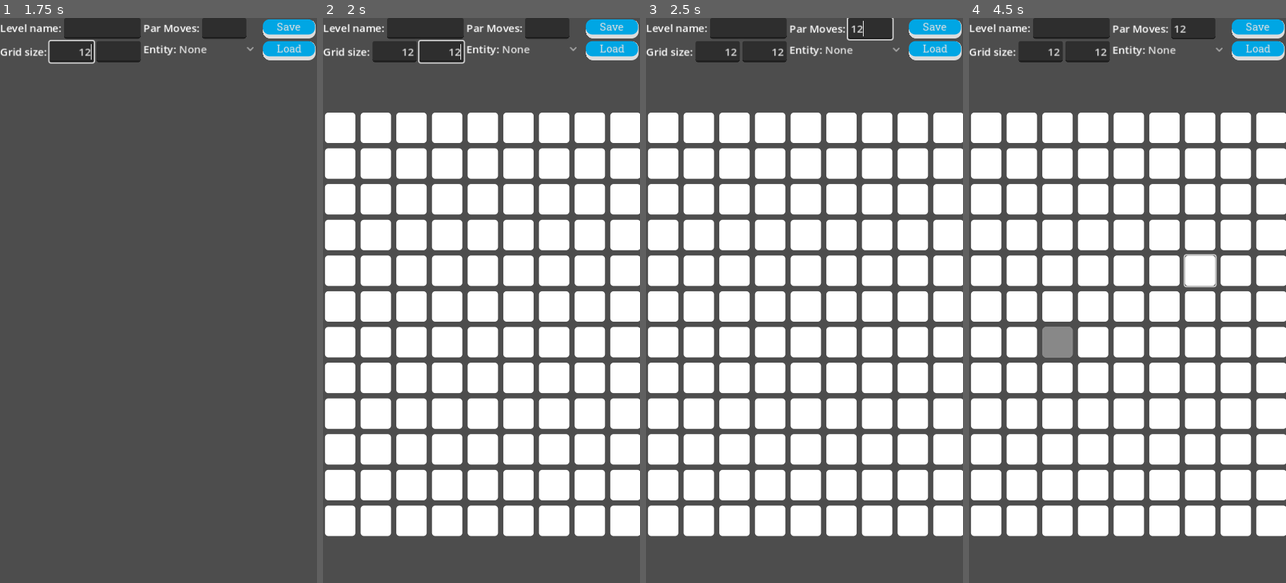
Above: before the commit, frames 1-4 (left to right).
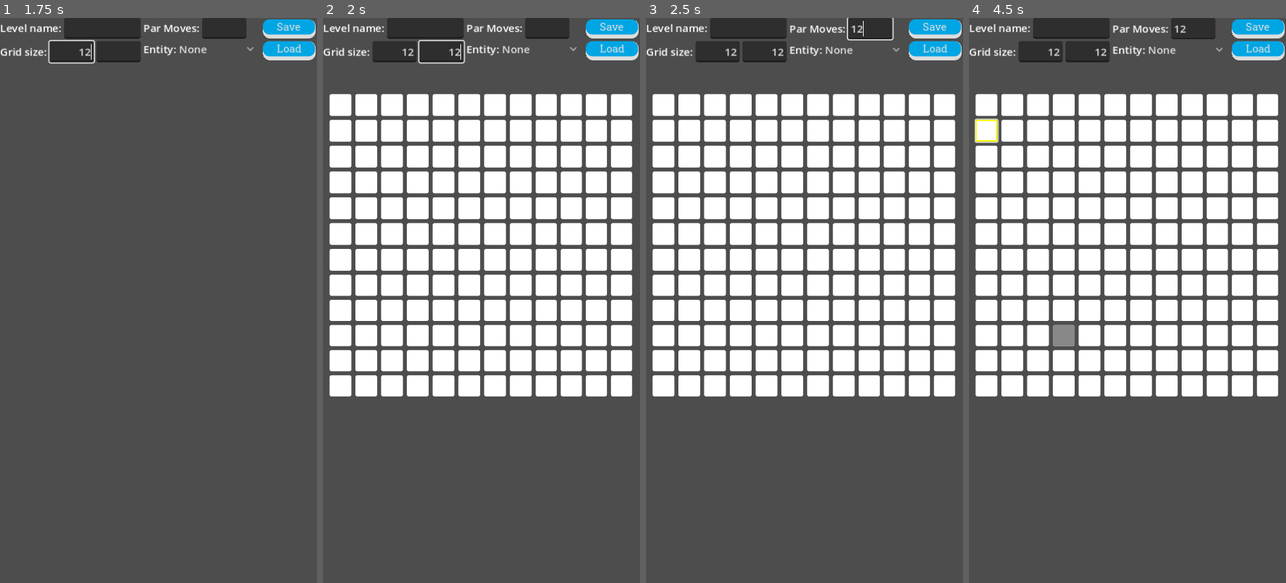
Above: after the commit, the same moments.

Repository: twincannon/GemSlide
Game: Godot game, scene res://scenes/main_menu.tscn
Two runs of this game, one before a commit and one after it. Both use one fixed random seed, a clock stepped at 60 frames per second and the inputs below. Sound files missing from this copy of the repository are replaced by a short silence.
Inputs (mouse positions are in pixels of both pictures, inside the frame that each line leads up to):
- Up to frame 1 (1.75 s): click "Level Editor" at 0.5 s; click (101, 29) at 1.27 s; type "Alex" at 1.35 s; click (72, 51) at 1.5 s; type "12" at 1.58 s; click (117, 51) at 1.73 s
- Up to frame 2 (2 s): type "12" at 1.82 s
- Up to frame 3 (2.5 s): click (871, 29) at 2.02 s; type "12" at 2.1 s
- Up to frame 4 (4.5 s): click (984, 125) at 2.77 s; tap Enter at 3.5 s; move the mouse to (1197, 272) at 3.52 s; hold D (right) 3.53-4.28 s; click (1197, 272) at 3.6 s; tap Space at 4.25 s; move the mouse to (1064, 328) at 4.27 s; hold S (down) from 4.28 s (still down); tap U (unlocklevels) at 4.35 s

Frame 1 is identical in both runs. In frame 2, 44% of the frame differs, in the area x 0-100%, y 13-92%; in frame 3, 44%; in frame 4, 45%.

Commit message:
more level editor work

Diff:
--- a/scenes/level_editor/entity_icon.tscn
+++ b/scenes/level_editor/entity_icon.tscn
@@ -1,22 +1,25 @@
-[gd_scene load_steps=3 format=3 uid="uid://bw4yuccbyd47i"]
+[gd_scene load_steps=4 format=3 uid="uid://bw4yuccbyd47i"]
 
 [ext_resource type="Script" path="res://scripts/level_editor/entity_icon_base.gd" id="1_d7uun"]
+[ext_resource type="Theme" uid="uid://cd8lu1oo7v8qh" path="res://assets/art/ui/themes/level_editor_theme.tres" id="2_iky42"]
 
 [sub_resource type="StyleBoxFlat" id="StyleBoxFlat_abgha"]
 bg_color = Color(1, 1, 1, 1)
-corner_radius_top_left = 5
-corner_radius_top_right = 5
-corner_radius_bottom_right = 5
-corner_radius_bottom_left = 5
+corner_radius_top_left = 3
+corner_radius_top_right = 3
+corner_radius_bottom_right = 3
+corner_radius_bottom_left = 3
 
 [node name="EntityButton" type="MarginContainer"]
-custom_minimum_size = Vector2(50, 50)
+custom_minimum_size = Vector2(10, 10)
 offset_right = 50.0
 offset_bottom = 50.0
-theme_override_constants/margin_left = 2
-theme_override_constants/margin_top = 2
-theme_override_constants/margin_right = 2
-theme_override_constants/margin_bottom = 2
+size_flags_horizontal = 3
+size_flags_vertical = 3
+theme_override_constants/margin_left = 1
+theme_override_constants/margin_top = 1
+theme_override_constants/margin_right = 1
+theme_override_constants/margin_bottom = 1
 script = ExtResource("1_d7uun")
 
 [node name="PanelContainer" type="PanelContainer" parent="."]
@@ -25,14 +28,24 @@
 
 [node name="Button" type="Button" parent="PanelContainer"]
 layout_mode = 2
+theme = ExtResource("2_iky42")
 toggle_mode = true
 
 [node name="EntityLabel" type="Label" parent="PanelContainer/Button"]
 unique_name_in_owner = true
-layout_mode = 2
-offset_top = 10.0
-offset_right = 46.0
-offset_bottom = 36.0
+layout_mode = 1
+anchors_preset = 8
+anchor_left = 0.5
+anchor_top = 0.5
+anchor_right = 0.5
+anchor_bottom = 0.5
+offset_left = -23.0
+offset_top = -13.0
+offset_right = 23.0
+offset_bottom = 13.0
+grow_horizontal = 2
+grow_vertical = 2
 theme_override_colors/font_color = Color(0, 0, 0, 1)
+theme_override_font_sizes/font_size = 12
 horizontal_alignment = 1
 vertical_alignment = 1
--- a/scenes/level_editor/level_editor.tscn
+++ b/scenes/level_editor/level_editor.tscn
@@ -14,12 +14,21 @@
 theme = ExtResource("1_m7d0e")
 script = ExtResource("1_8nuv5")
 
-[node name="GridContainer" type="GridContainer" parent="."]
+[node name="AspectRatioContainer" type="AspectRatioContainer" parent="."]
 layout_mode = 0
-offset_left = 1.0
-offset_top = 141.0
-offset_right = 41.0
-offset_bottom = 181.0
+anchor_left = 0.01875
+anchor_top = 0.133489
+anchor_right = 0.98125
+anchor_bottom = 0.662763
+offset_right = -2.0
+offset_bottom = 8.0
+metadata/_edit_use_anchors_ = true
+
+[node name="GridContainer" type="GridContainer" parent="AspectRatioContainer"]
+unique_name_in_owner = true
+clip_contents = true
+layout_mode = 2
+metadata/_edit_use_anchors_ = true
 
 [node name="HBoxContainer" type="HBoxContainer" parent="."]
 layout_mode = 0
@@ -83,7 +92,6 @@
 unique_name_in_owner = true
 layout_mode = 2
 size_flags_horizontal = 3
-selected = 0
 allow_reselect = true
 
 [node name="VBoxContainer" type="VBoxContainer" parent="."]
--- a/scenes/levels/world4/level04-07a.tscn
+++ b/scenes/levels/world4/level04-07a.tscn
@@ -4,8 +4,8 @@
 [ext_resource type="PackedScene" uid="uid://bw4yuccbyd47i" path="res://scenes/level_editor/entity_icon.tscn" id="2_yti43"]
 
 [node name="level01-01" type="GridContainer"]
-offset_right = 428.0
-offset_bottom = 428.0
+offset_right = 444.0
+offset_bottom = 364.0
 columns = 8
 script = ExtResource("1_l0ten")
 metadata/_edit_lock_ = true
--- a/scripts/level_editor/entity_icon_base.gd
+++ b/scripts/level_editor/entity_icon_base.gd
@@ -82,9 +82,9 @@
 		entity_label.text = entity_text
 	panel_style.bg_color = entity_color
 	if is_gem():
-		panel_style.set_corner_radius_all(50)
+		panel_style.set_corner_radius_all(500)
 	else:
-		panel_style.set_corner_radius_all(5)
+		panel_style.set_corner_radius_all(3)
 
 func is_gem():
 	return entity_text.to_lower() == "g" or entity_text.to_lower() == "gem"
--- a/scripts/level_editor/level_editor.gd
+++ b/scripts/level_editor/level_editor.gd
@@ -2,14 +2,15 @@
 
 @onready var icon_scene = preload("res://scenes/level_editor/entity_icon.tscn")
 
-@onready var grid_container = $GridContainer
+@onready var grid_container = %GridContainer
 @onready var colstext = %Cols
 @onready var rowstext = %Rows
 @onready var option_button = %OptionButton
 @onready var level_name = %LevelName
 @onready var par_moves_text:LineEdit = %ParMoves
 
-var old_cols = -1
+var old_cols := -1
+const GRID_MAX_SIZE := 20
 
 func _ready():
 	option_button.clear()
@@ -17,19 +18,51 @@
 		option_button.add_item(key)
 
 func _on_cols_text_changed(_new_text):
+	if int(_new_text) > 20:
+		colstext.text = str(20)
 	generate_new_grid()
+	update_grid_scale()
 
 func _on_rows_text_changed(_new_text):
+	if int(_new_text) > 20:
+		rowstext.text = str(20)
 	generate_new_grid()
+	update_grid_scale()
+
+func update_grid_scale():
+	var cols = float(colstext.text)
+	var rows = float(rowstext.text)
+	if cols > 0 and rows > 0:
+#		if cols == rows:
+#			$AspectRatioContainer.size = Vector2(460, 460)
+#		elif cols > rows:
+#			$AspectRatioContainer.size.y = (rows / cols) * 460
+#			$AspectRatioContainer.size.x = 460
+#		else:
+#			$AspectRatioContainer.size.y = 460
+#			$AspectRatioContainer.size.x = (cols / rows) * 460
+#		print($AspectRatioContainer.size)
+		if cols == rows:
+			$AspectRatioContainer.scale = Vector2(1, 1)
+		elif cols > rows:
+			$AspectRatioContainer.scale.y = rows / cols
+			$AspectRatioContainer.scale.x = 1.0
+		else:
+			$AspectRatioContainer.scale.y = 1.0
+			$AspectRatioContainer.scale.x = cols / rows
+		print($AspectRatioContainer.scale)
 
 func generate_new_grid():
-	var cols = int(colstext.text)
-	var rows = int(rowstext.text)
+	var cols = min(int(colstext.text), GRID_MAX_SIZE)
+	var rows = min(int(rowstext.text), GRID_MAX_SIZE)
+
+	if cols <= 0 or rows <= 0:
+		return
 
 	# Try to preserve entities
 	var entities = []
 	var children = grid_container.get_children()
-	if old_cols >= 0:
+	if old_cols > 0:
 		for i in range(children.size()):
 			if children[i] is EntityIconBase:
 				entities.append({ "GridLoc": Vector2i(i % old_cols, i / old_cols), "Entity": children[i].entity_type })
